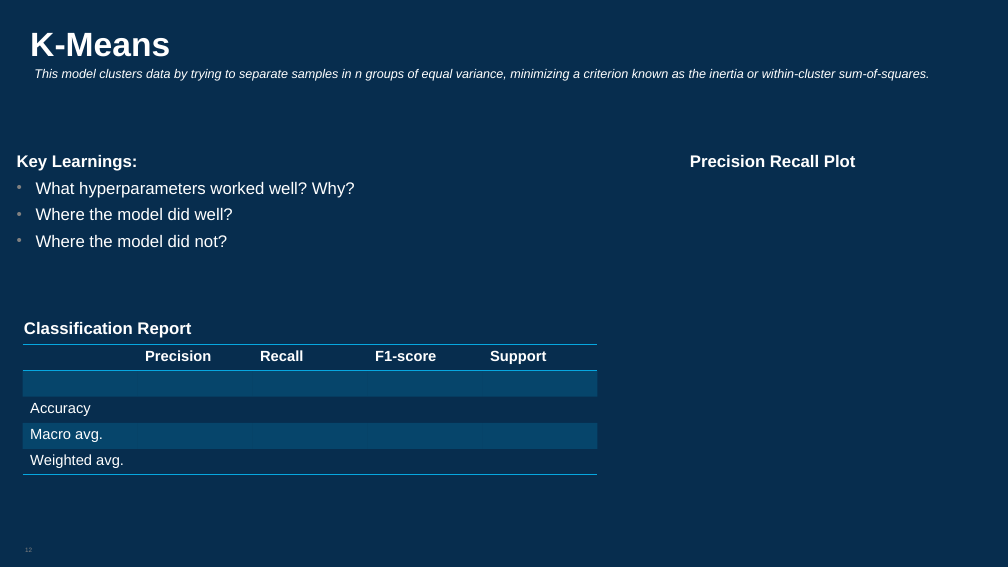
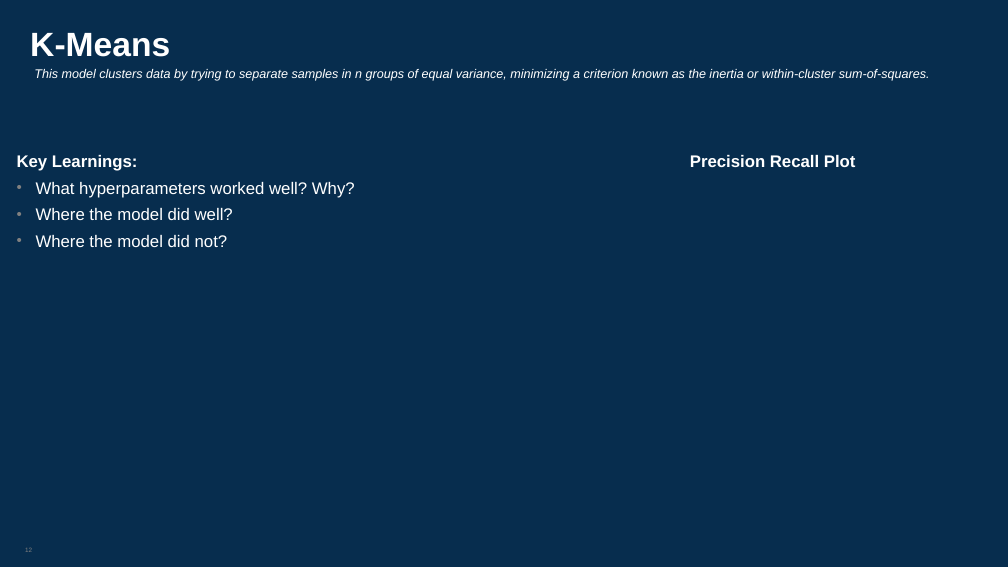
Before and after one commit to tahirbags/cs410_project, a slide deck: slide 12 of docs/cs410 final project_v1.pptx. Drawn at 1008x567 pixels with LibreOffice and Linux fonts; fonts in the diff are those of the drawing. Boxes give left, top, right and bottom in pixels: in the first picture for what was removed or moved away, otherwise in the second. Text is boxed around its words. In the diff, an @@ line names an element or a change of style, - is before the commit and + after.

```diff
--- a/docs/cs410 final project_v1.pptx
+++ b/docs/cs410 final project_v1.pptx
@@ text removed at (x1=24, y1=322, x2=191, y2=338) @@
-Classification Report
@@ table removed at (x1=23, y1=345, x2=597, y2=475), 5 rows, 5 columns @@
- | Precision | Recall | F1-score | Support
- |  |  |  | 
-Accuracy |  |  |  | 
-Macro avg. |  |  |  | 
-Weighted avg. |  |  |  | 
```
Also in this commit, not shown: 9 other slides changed.
